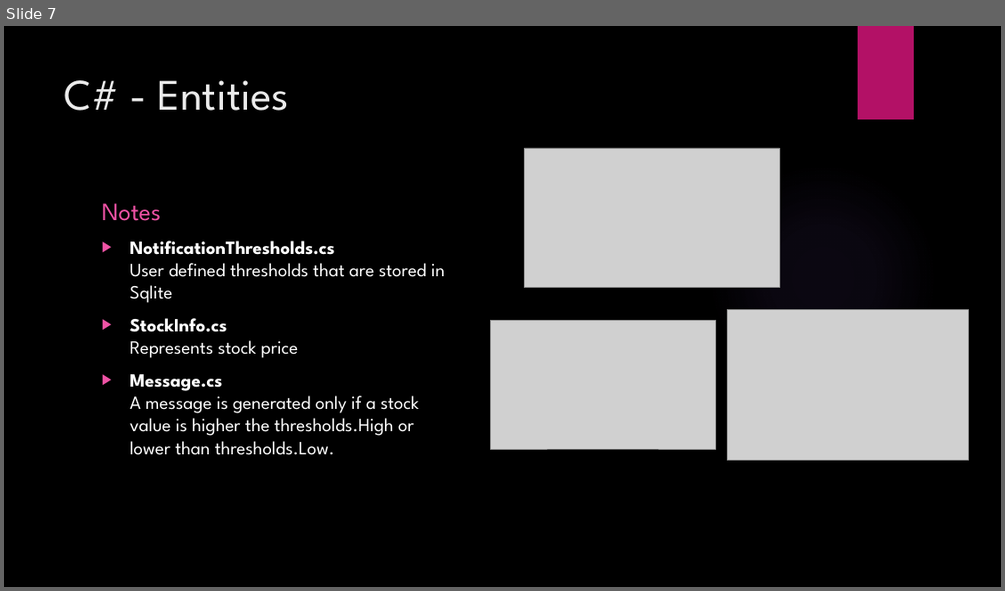
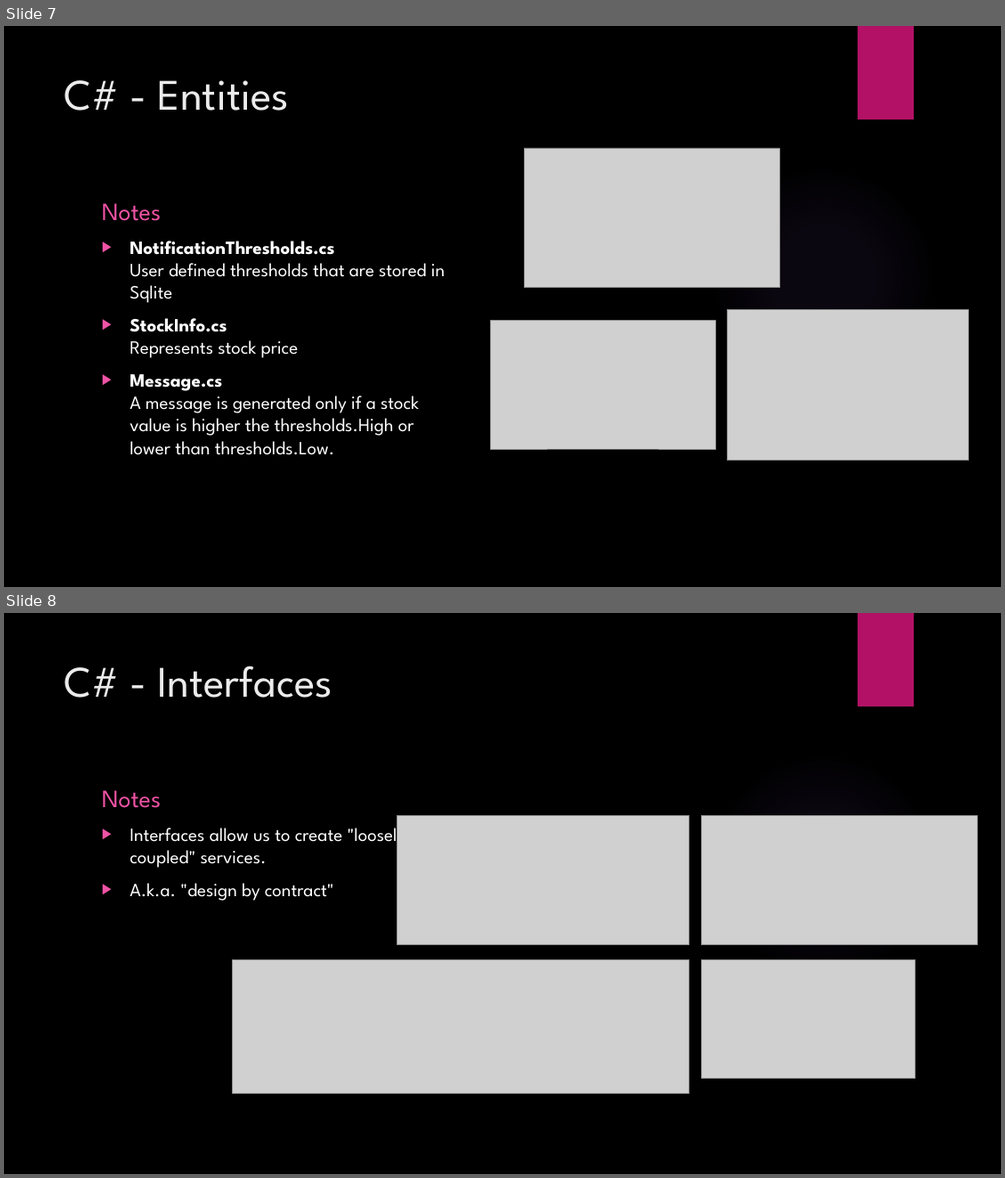
Before and after one commit to JordanMarr/TradeMinderFSharp, a slide deck: TradeMinder F# - C#.pptx. Shown one above the other, each under a label of ours: slide 7 before the commit, slides 7 and 8 after it. The pictures are 1005x591 and 1005x1178 pixels, drawn with LibreOffice and Linux fonts; fonts in the diff are those of the drawing; grey boxes stand for pictures; background and template pictures are left out. Boxes give left, top, right and bottom in pixels: in the first picture for what was removed or moved away, otherwise in the second. Text is boxed around its words. In the diff, an @@ line names an element or a change of style, - is before the commit and + after.

```diff
--- a/TradeMinder F# - C#.pptx
+++ b/TradeMinder F# - C#.pptx
@@ slide 8 added at <box>4,613,1001,1174</box>, background picture (left out); not listed: 2 template elements that a slide beside it also shows @@
@@ title added at <box>65,666,333,698</box>, 42 pt, text #EBEBEB @@
+C# - Interfaces
@@ text added at <box>102,790,161,808</box>, 24 pt, text #EF53A5 @@
+Notes
@@ text added at <box>129,822,406,900</box>, 18 pt, text #FFFFFF @@
+▶ Interfaces allow us to create "loosely coupled" services.
+▶ A.k.a. "design by contract"
@@ picture added at <box>397,816,689,944</box> @@
@@ picture added at <box>701,816,977,945</box> @@
@@ picture added at <box>232,960,689,1093</box> @@
@@ picture added at <box>701,960,914,1078</box> @@
```
Also in this commit, not shown: 7 slides changed, 2 other slides added.
